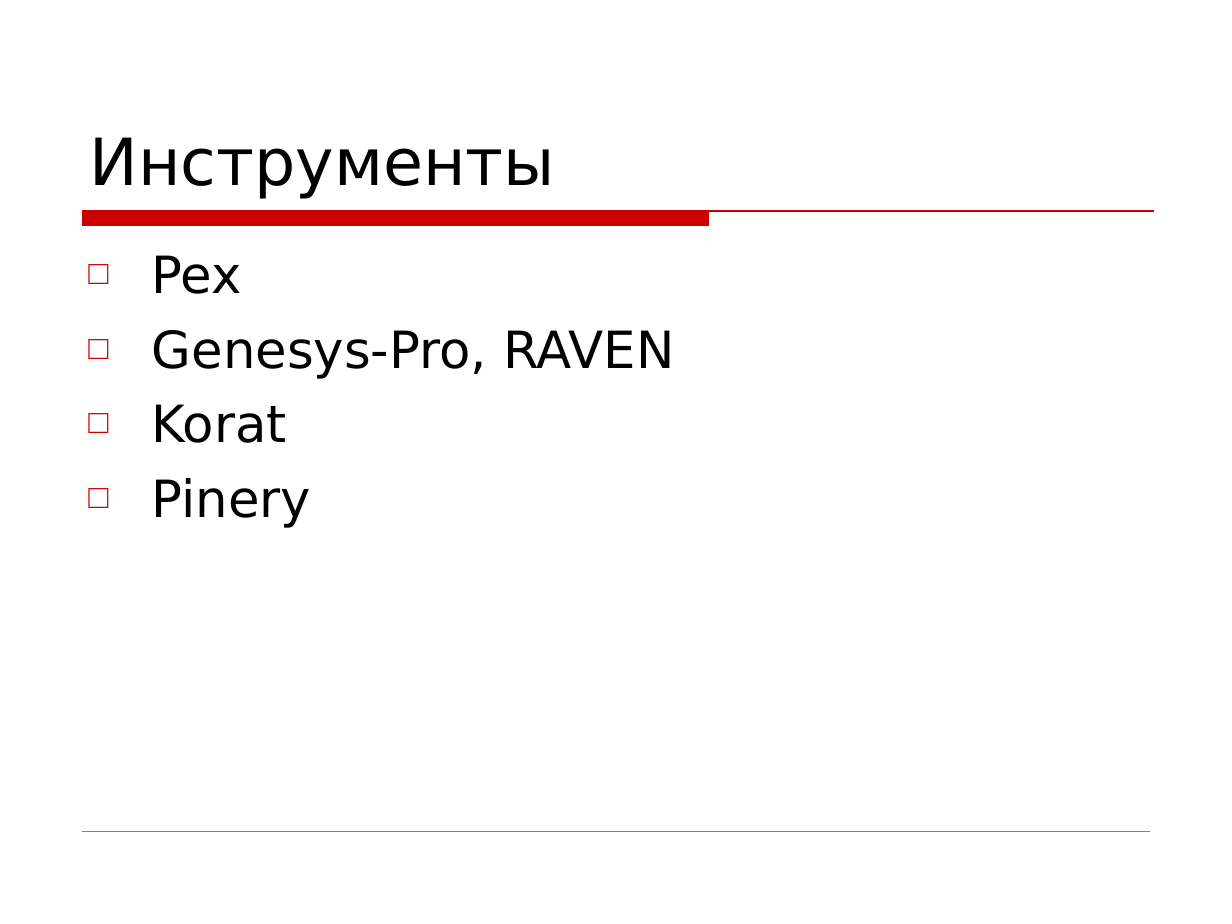
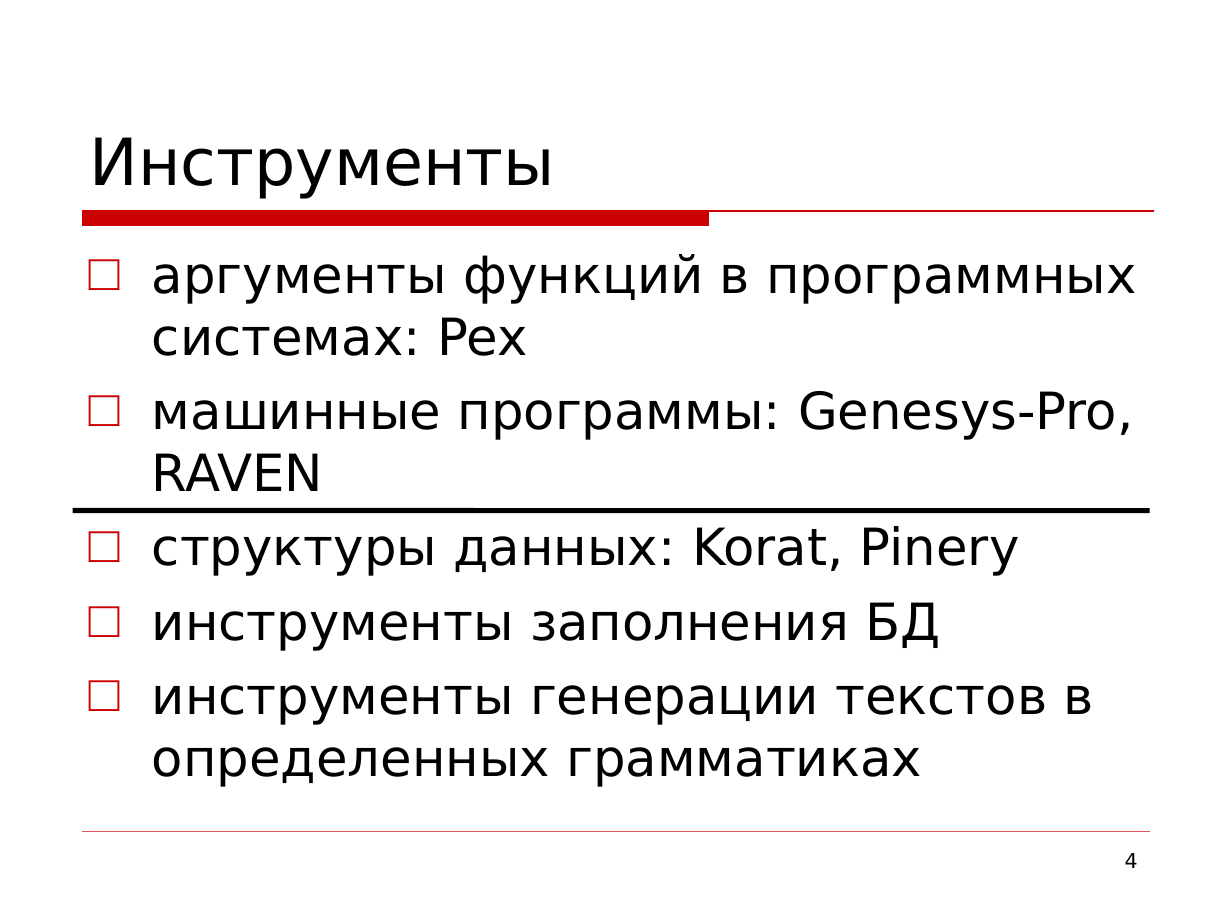
Before and after one commit to kornevgen/tesla-project, a slide deck: slide 4 of papers/unpublished/Tihonov09/tikh-slides.ppt (slide 2 before the commit). Drawn at 1232x924 pixels with LibreOffice and Linux fonts; fonts in the diff are those of the drawing; background and template pictures are left out. Boxes give left, top, right and bottom in pixels: in the first picture for what was removed or moved away, otherwise in the second. Text is boxed around its words. In the diff, an @@ line names an element or a change of style, - is before the commit and + after.

```diff
--- a/papers/unpublished/Tihonov09/tikh-slides.ppt
+++ b/papers/unpublished/Tihonov09/tikh-slides.ppt
@@ text at (152, 254, 1136, 787): text changed @@
-□ Pex
-□ Genesys-Pro, RAVEN
-□ Korat
-□ Pinery
+□ аргументы функций в программных системах: Pex
+□ машинные программы: Genesys-Pro, RAVEN
+□ структуры данных: Korat, Pinery
+□ инструменты заполнения БД
+□ инструменты генерации текстов в определенных грамматиках
@@ line added from (73, 510) to (1149, 510), #000000 3 pt @@
@@ page number at (1125, 853, 1138, 868): text changed; text colour #FFFFFF to #000000 @@
-2
+4
```
Also in this commit, not shown: 2 other slides changed, 6 slides added.
